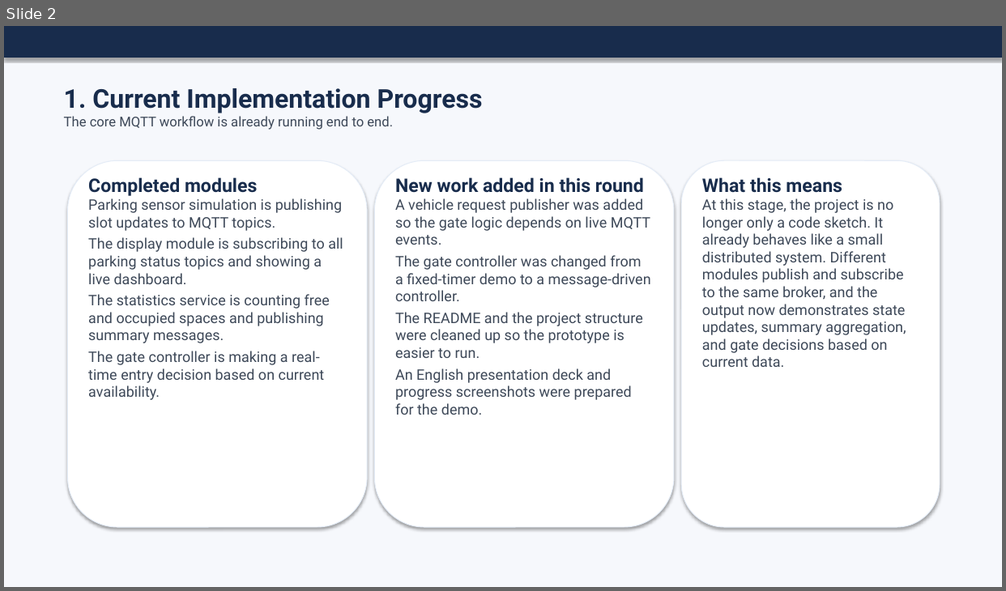
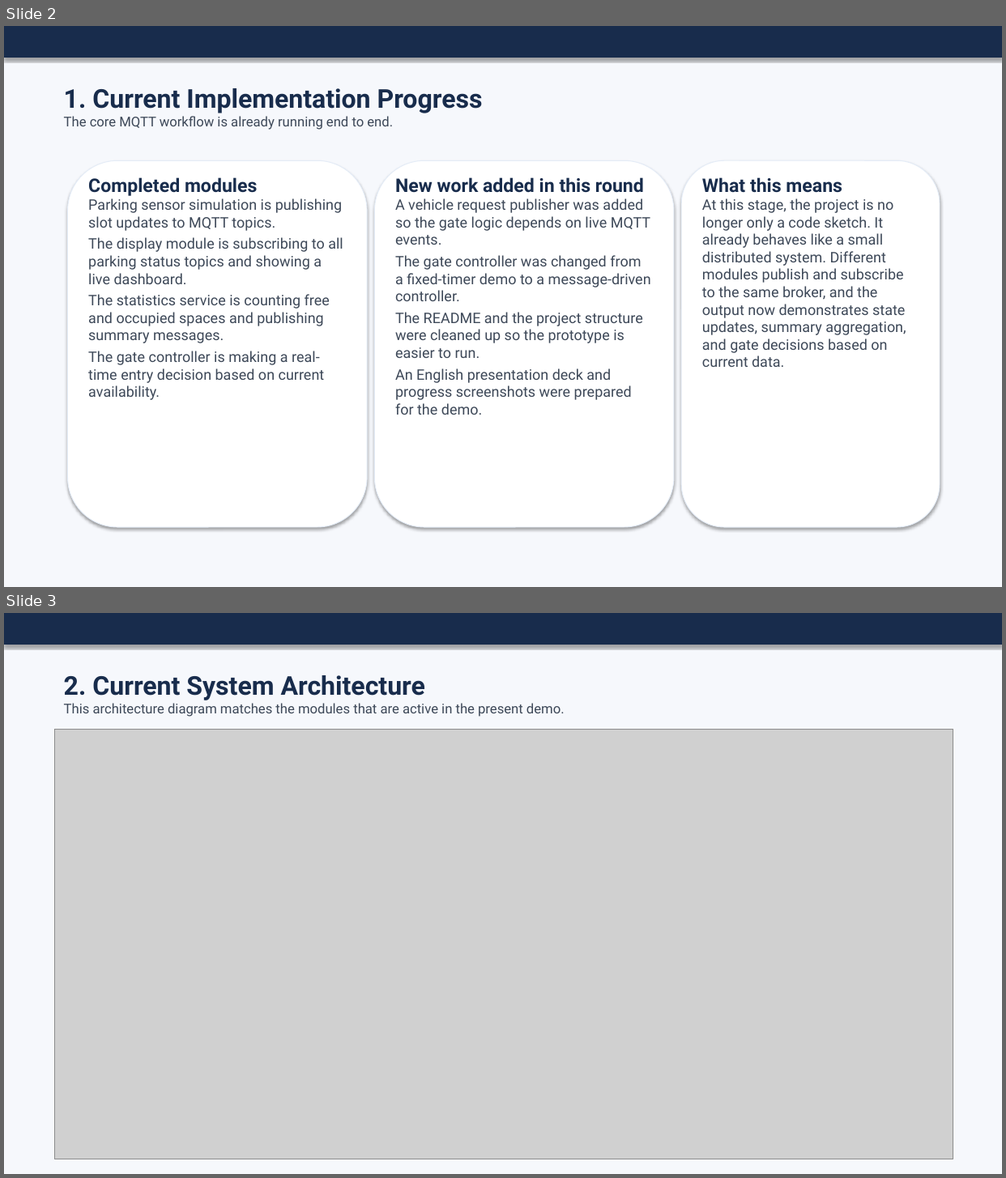
Before and after one commit to liubaohong001-cyber/-, a slide deck: presentation/Smart_Parking_MQTT_Presentation_EN.pptx. Shown one above the other, each under a label of ours: slide 2 before the commit, slides 2 and 3 after it. The pictures are 1006x591 and 1006x1178 pixels, drawn with LibreOffice and Linux fonts; fonts in the diff are those of the drawing; grey boxes stand for pictures. Boxes give left, top, right and bottom in pixels: in the first picture for what was removed or moved away, otherwise in the second. Text is boxed around its words. In the diff, an @@ line names an element or a change of style, - is before the commit and + after.

Commit message:
Add architecture diagram to progress presentation

```diff
--- a/presentation/Smart_Parking_MQTT_Presentation_EN.pptx
+++ b/presentation/Smart_Parking_MQTT_Presentation_EN.pptx
@@ slide 3 added at [4, 613, 1002, 1174], background #F6F8FC @@
@@ rectangle added at [4, 613, 1002, 645], fill #182C4C @@
@@ text added at [64, 675, 565, 717], 13 pt, text #3D4858 @@
+2. Current System Architecture
+This architecture diagram matches the modules that are active in the present demo.
@@ picture added at [55, 729, 953, 1160] @@
```
Also in this commit, not shown: 4 slides changed, 3 other files.
